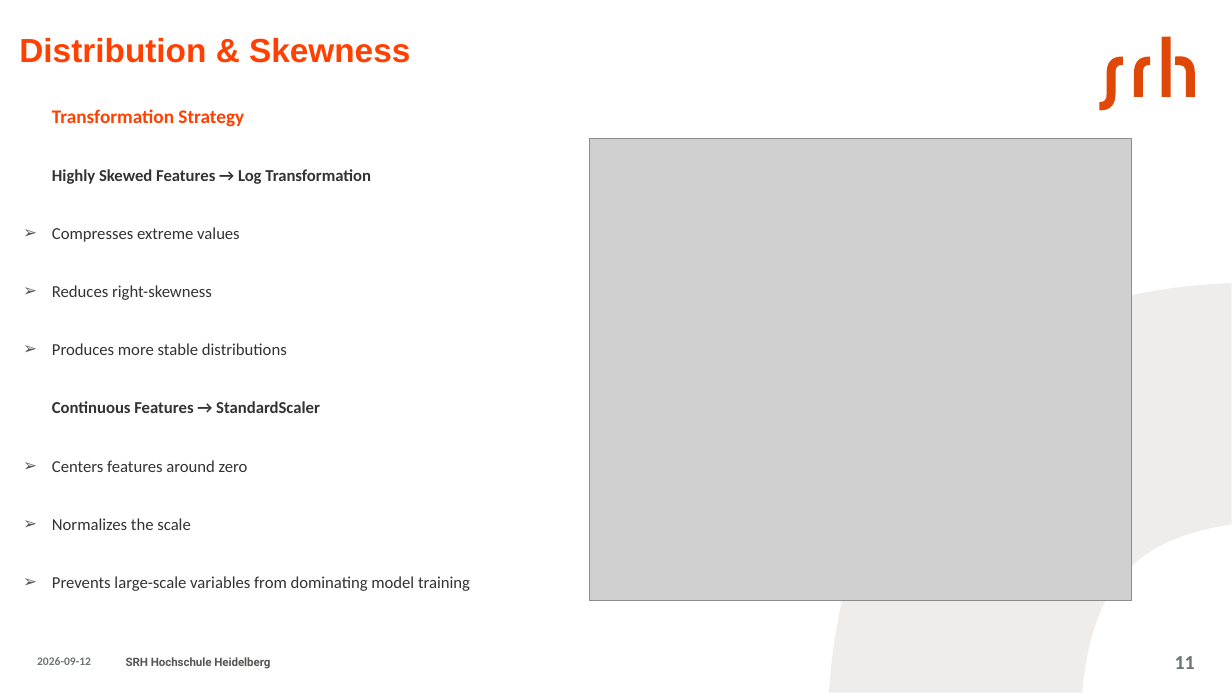
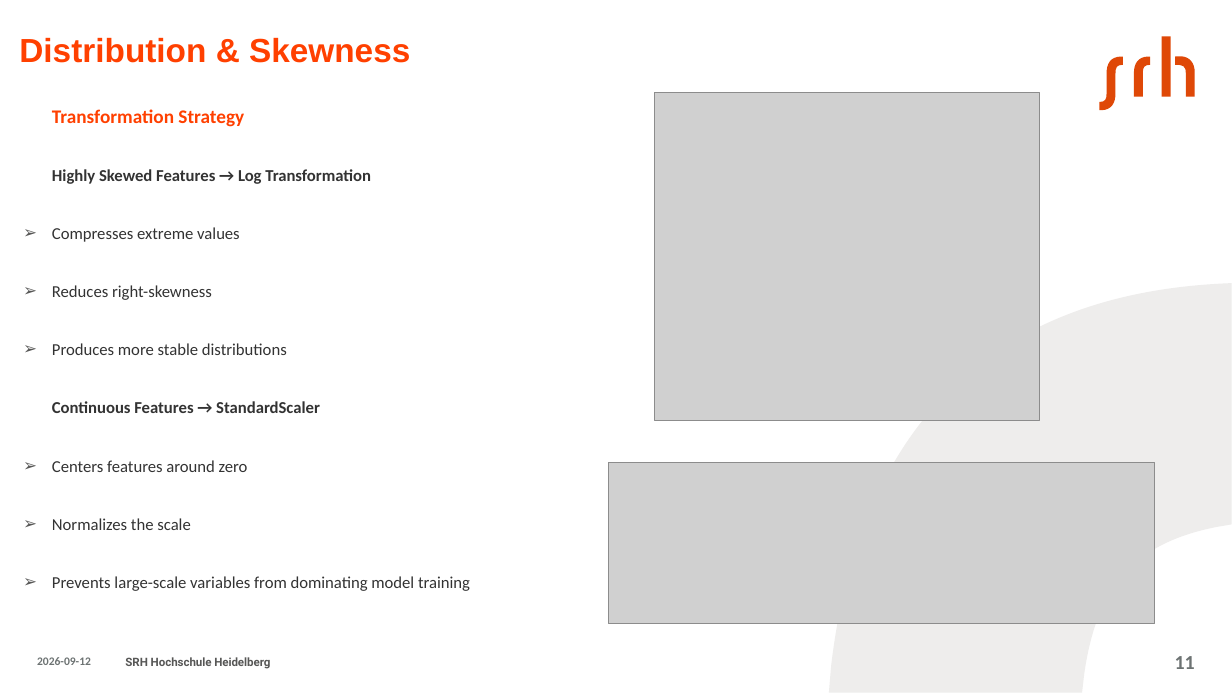
Before and after one commit to aminfeli/Thesis, a slide deck: slide 11 of 7-Presentation/presentation.pptx. Drawn at 1232x693 pixels with LibreOffice and Linux fonts; fonts in the diff are those of the drawing; grey boxes stand for pictures. Boxes give left, top, right and bottom in pixels: in the first picture for what was removed or moved away, otherwise in the second. Text is boxed around its words. In the diff, an @@ line names an element or a change of style, - is before the commit and + after.

```diff
--- a/7-Presentation/presentation.pptx
+++ b/7-Presentation/presentation.pptx
@@ picture: place and size @@
-picture at <box>590,139,1132,601</box>
+picture at <box>655,92,1040,421</box>
@@ freeform shape at <box>829,283,1232,692</box>: outline redrawn @@
@@ picture added at <box>609,462,1155,624</box> @@
```
Also in this commit, not shown: 32 other slides changed, 1 slide removed, 3 other files.
